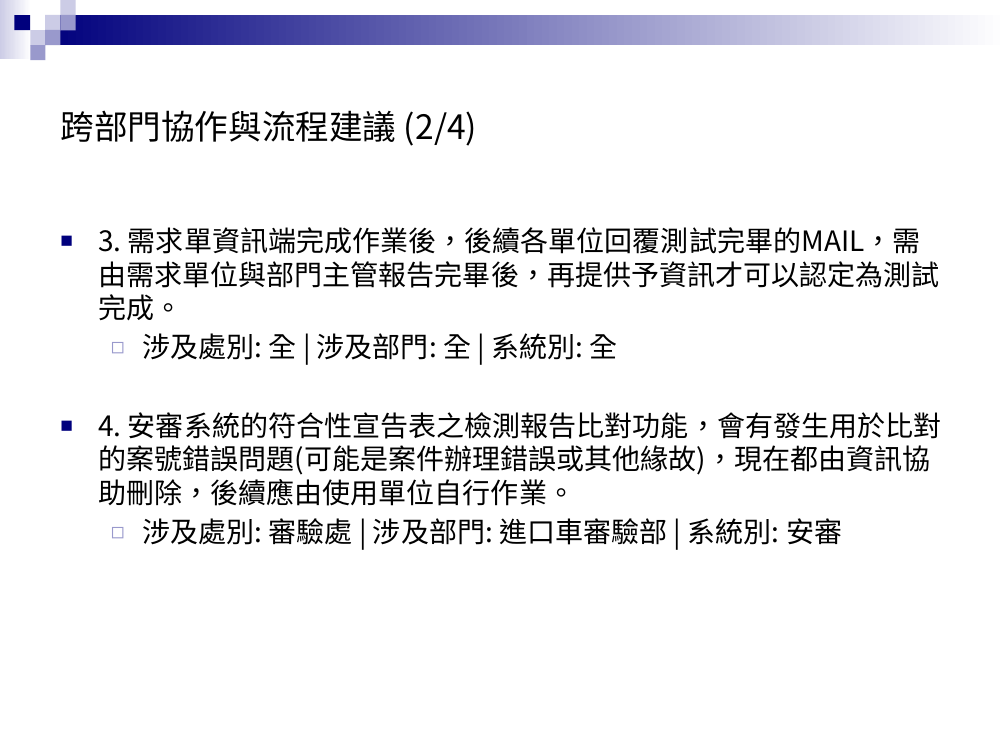
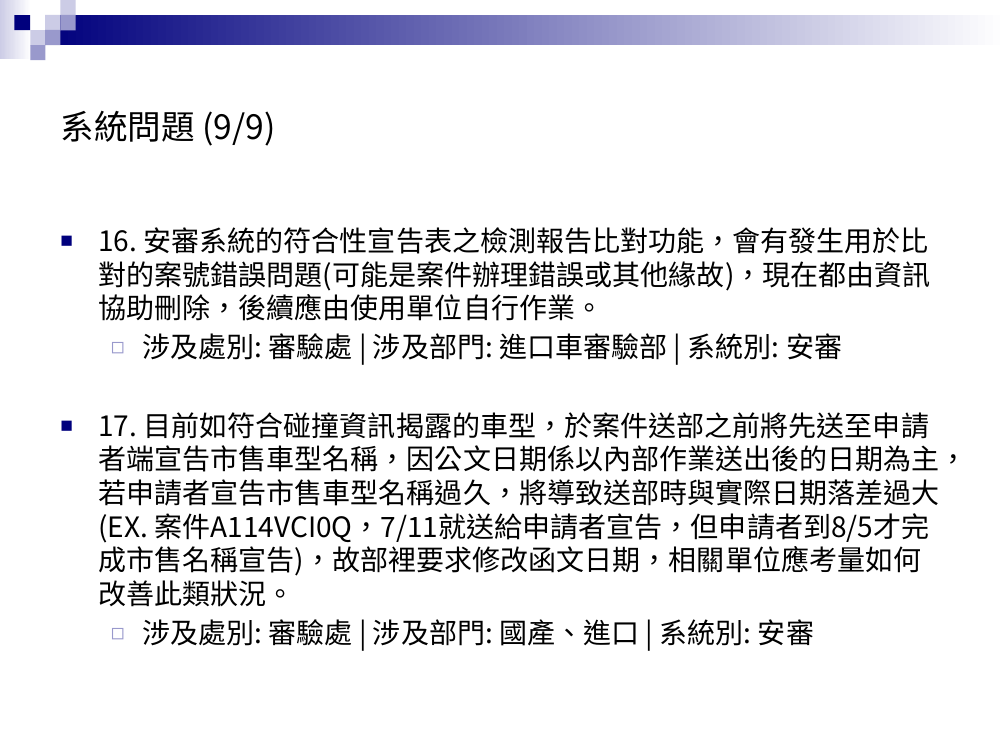
Before and after one commit to zx90316/202508-----, a slide deck: slide 23 of 系統交流會議題簡報.pptx (slide 22 before the commit). Drawn at 1008x756 pixels with LibreOffice and Linux fonts; fonts in the diff are those of the drawing; background and template pictures are left out. Boxes give left, top, right and bottom in pixels: in the first picture for what was removed or moved away, otherwise in the second. Text is boxed around its words. In the diff, an @@ line names an element or a change of style, - is before the commit and + after.

Commit message:
更新 ExcelToJsonPresentation 類別以排除「宣導」類別的議題，並新增目錄頁與議題動機頁。修正 JSON 檔案中的類別名稱與統計數據，並更新 requirements.txt 以包含 pywin32 套件。刪除不再使用的設定檔案 settings.local.json。

```diff
--- a/系統交流會議題簡報.pptx
+++ b/系統交流會議題簡報.pptx
@@ title at (60, 110, 275, 146): text changed @@
-跨部門協作與流程建議 (2/4)
+系統問題 (9/9)
@@ text at (98, 227, 931, 321): text changed @@
-■ 3. 需求單資訊端完成作業後，後續各單位回覆測試完畢的MAIL，需由需求單位與部門主管報告完畢後，再提供予資訊才可以認定為測試完成。
-  ◻ 涉及處別: 全 | 涉及部門: 全 | 系統別: 全
-■ 4. 安審系統的符合性宣告表之檢測報告比對功能，會有發生用於比對的案號錯誤問題(可能是案件辦理錯誤或其他緣故)，現在都由資訊協助刪除，後續應由使用單位自行作業。
+■ 16. 安審系統的符合性宣告表之檢測報告比對功能，會有發生用於比對的案號錯誤問題(可能是案件辦理錯誤或其他緣故)，現在都由資訊協助刪除，後續應由使用單位自行作業。
@@ text at (98, 412, 968, 646): paragraphs added @@
+■ 17. 目前如符合碰撞資訊揭露的車型，於案件送部之前將先送至申請者端宣告市售車型名稱，因公文日期係以內部作業送出後的日期為主，若申請者宣告市售車型名稱過久，將導致送部時與實際日期落差過大(EX. 案件A114VCI0Q，7/11就送給申請者宣告，但申請者到8/5才完成市售名稱宣告)，故部裡要求修改函文日期，相關單位應考量如何改善此類狀況。
+  ◻ 涉及處別: 審驗處 | 涉及部門: 國產、進口 | 系統別: 安審
```
Also in this commit, not shown: 22 other slides changed, 5 slides added, 6 other files.
